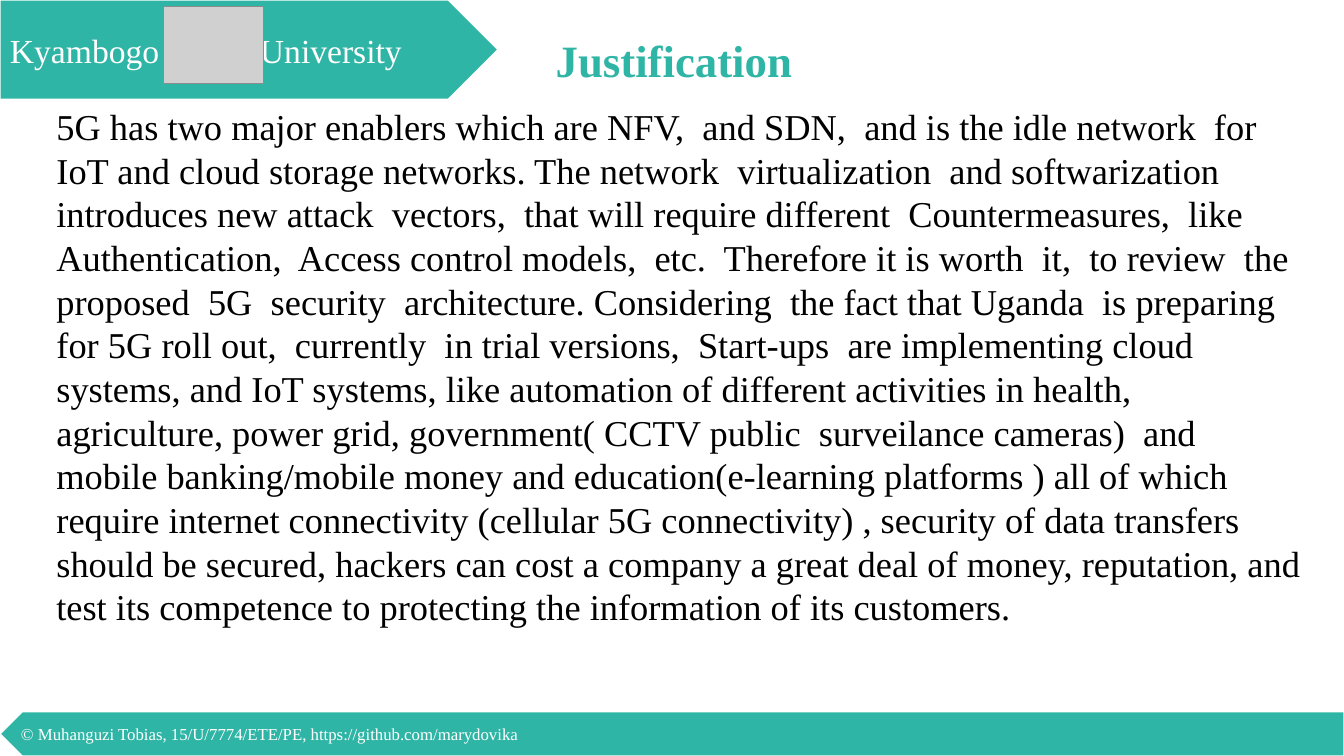
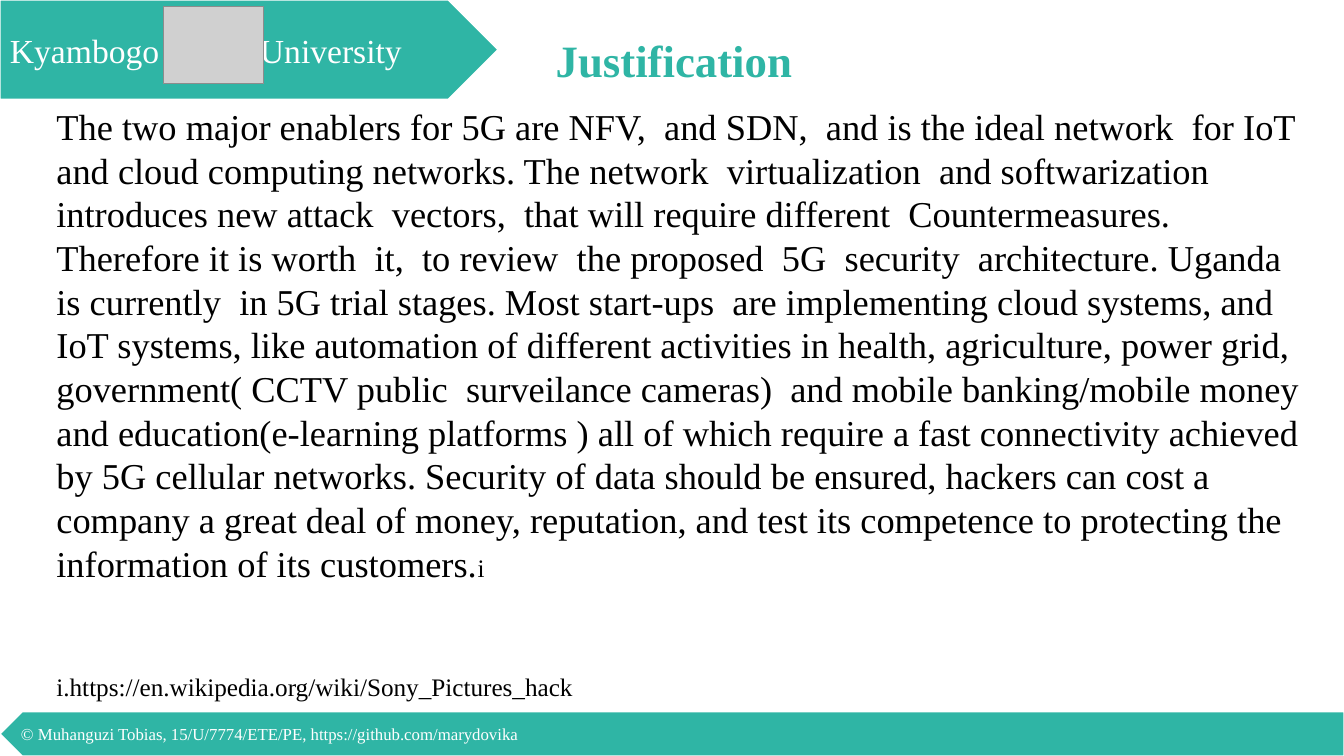
Before and after one commit to marydovika/Cyber-Security-Project-for-5G-IoT-Cloud-NFC, a slide deck: slide 7 of presentations/proposalPresentation.pptx (slide 13 before the commit). Drawn at 1344x756 pixels with LibreOffice and Linux fonts; fonts in the diff are those of the drawing; grey boxes stand for pictures. Boxes give left, top, right and bottom in pixels: in the first picture for what was removed or moved away, otherwise in the second. Text is boxed around its words. In the diff, an @@ line names an element or a change of style, - is before the commit and + after.

```diff
--- a/presentations/proposalPresentation.pptx
+++ b/presentations/proposalPresentation.pptx
@@ text at (56, 114, 1299, 702): text changed @@
-5G has two major enablers which are NFV, and SDN, and is the idle network for IoT and cloud storage networks. The network virtualization and softwarization introduces new attack vectors, that will require different Countermeasures, like Authentication, Access control models, etc. Therefore it is worth it, to review the proposed 5G security architecture. Considering the fact that Uganda is preparing for 5G roll out, currently in trial versions, Start-ups are implementing cloud systems, and IoT systems, like automation of different activities in health, agriculture, power grid, government( CCTV public surveilance cameras) and mobile banking/mobile money and education(e-learning platforms ) all of which require internet connectivity (cellular 5G connectivity) , security of data transfers should be secured, hackers can cost a company a great deal of money, reputation, and test its competence to protecting the information of its customers.
+The two major enablers for 5G are NFV, and SDN, and is the ideal network for IoT and cloud computing networks. The network virtualization and softwarization introduces new attack vectors, that will require different Countermeasures. Therefore it is worth it, to review the proposed 5G security architecture. Uganda is currently in 5G trial stages. Most start-ups are implementing cloud systems, and IoT systems, like automation of different activities in health, agriculture, power grid, government( CCTV public surveilance cameras) and mobile banking/mobile money and education(e-learning platforms ) all of which require a fast connectivity achieved by 5G cellular networks. Security of data should be ensured, hackers can cost a company a great deal of money, reputation, and test its competence to protecting the information of its customers.i
+i.https://en.wikipedia.org/wiki/Sony_Pictures_hack
```
Also in this commit, not shown: 15 other slides changed, 11 slides removed.
